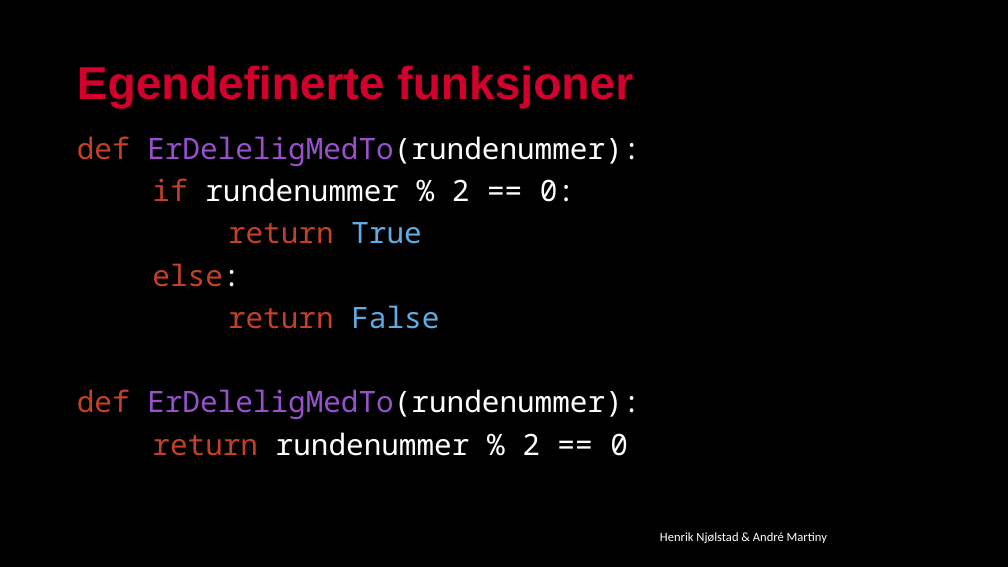
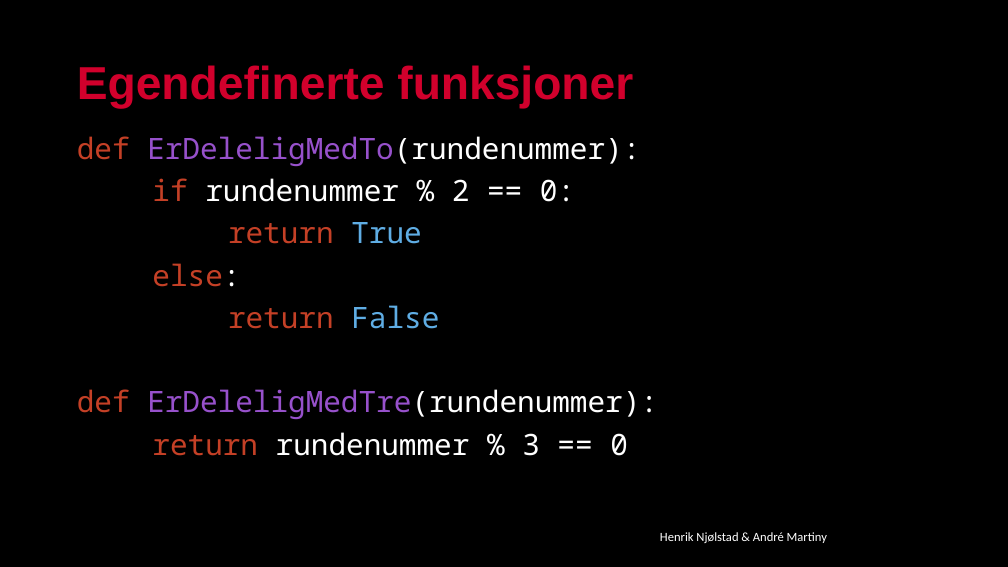
Before and after one commit to kodelaben/kodelaben.github.io, a slide deck: slide 19 of _drafts/Oppgaver/Workshop/Workshop_2PP.pptx. Drawn at 1008x567 pixels with LibreOffice and Linux fonts; fonts in the diff are those of the drawing; background and template pictures are left out. Boxes give left, top, right and bottom in pixels: in the first picture for what was removed or moved away, otherwise in the second. Text is boxed around its words. In the diff, an @@ line names an element or a change of style, - is before the commit and + after.

```diff
--- a/_drafts/Oppgaver/Workshop/Workshop_2PP.pptx
+++ b/_drafts/Oppgaver/Workshop/Workshop_2PP.pptx
@@ text at bbox=[77, 389, 658, 456]: text changed @@
-def ErDeleligMedTo(rundenummer):
-return rundenummer % 2 == 0
+def ErDeleligMedTre(rundenummer):
+return rundenummer % 3 == 0
```
Also in this commit, not shown: 4 other slides changed, 4 other files.
